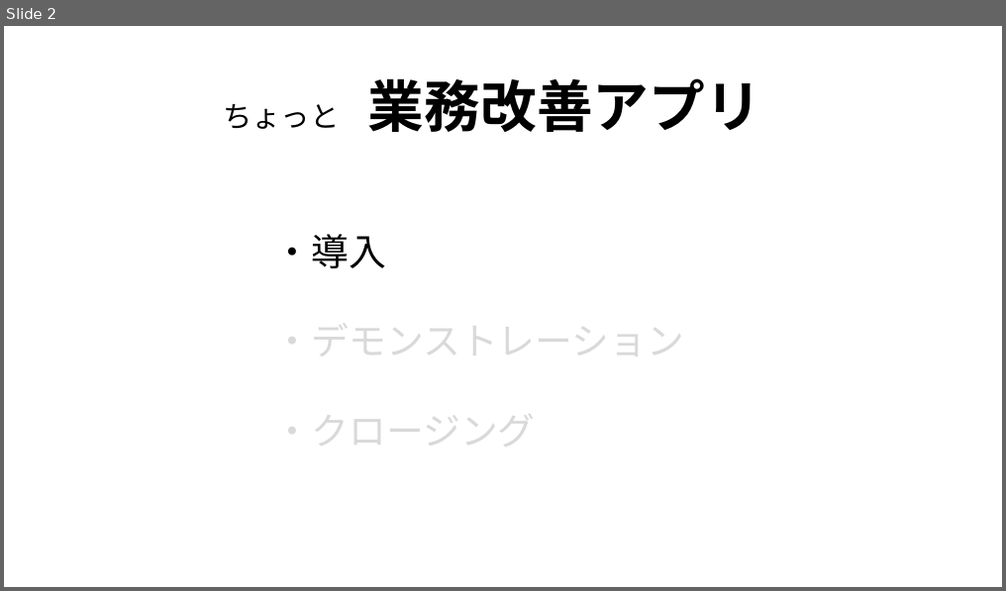
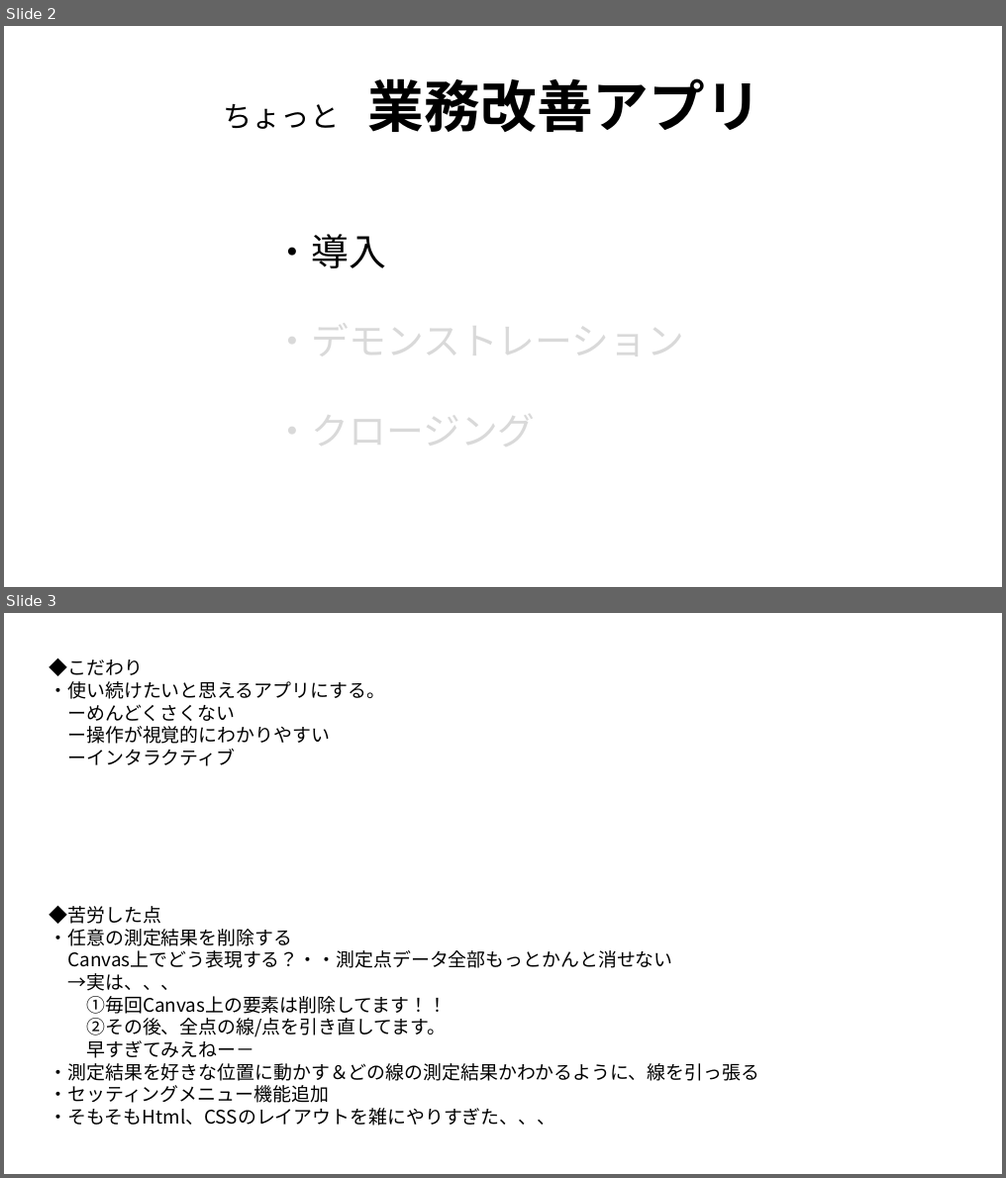
Before and after one commit to Gattaku/Gattaku.github.io, a slide deck: digfinalpresentation/explanation/image/slide_master.pptx. Shown one above the other, each under a label of ours: slide 2 before the commit, slides 2 and 3 after it. The pictures are 1006x591 and 1006x1178 pixels, drawn with LibreOffice and Linux fonts; fonts in the diff are those of the drawing. Boxes give left, top, right and bottom in pixels: in the first picture for what was removed or moved away, otherwise in the second. Text is boxed around its words. In the diff, an @@ line names an element or a change of style, - is before the commit and + after.

```diff
--- a/digfinalpresentation/explanation/image/slide_master.pptx
+++ b/digfinalpresentation/explanation/image/slide_master.pptx
@@ slide 3 added at [4, 613, 1002, 1174], background #FFFFFF @@
@@ text added at [50, 659, 760, 1126], 18 pt, text #000000 @@
+◆こだわり
+・使い続けたいと思えるアプリにする。
+ーめんどくさくない
+ー操作が視覚的にわかりやすい
+ーインタラクティブ
+◆苦労した点
+・任意の測定結果を削除する
+Canvas上でどう表現する？・・測定点データ全部もっとかんと消せない
+→実は、、、
+①毎回Canvas上の要素は削除してます！！
+②その後、全点の線/点を引き直してます。
+早すぎてみえねー－
+・測定結果を好きな位置に動かす＆どの線の測定結果かわかるように、線を引っ張る
+・セッティングメニュー機能追加
+・そもそもHtml、CSSのレイアウトを雑にやりすぎた、、、
```
Also in this commit, not shown: 1 other slide added, 1 slide removed, 24 other files.
